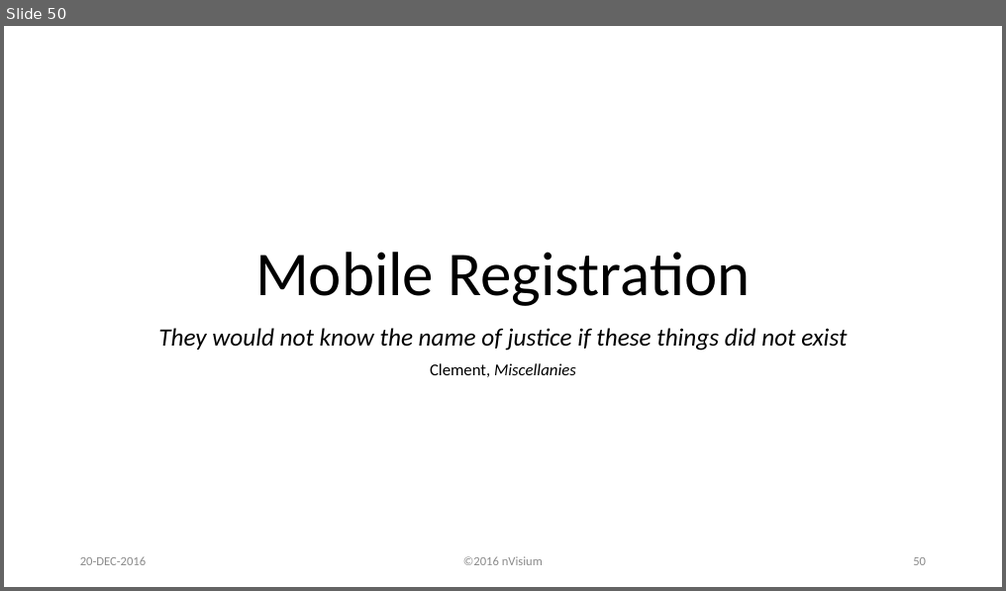
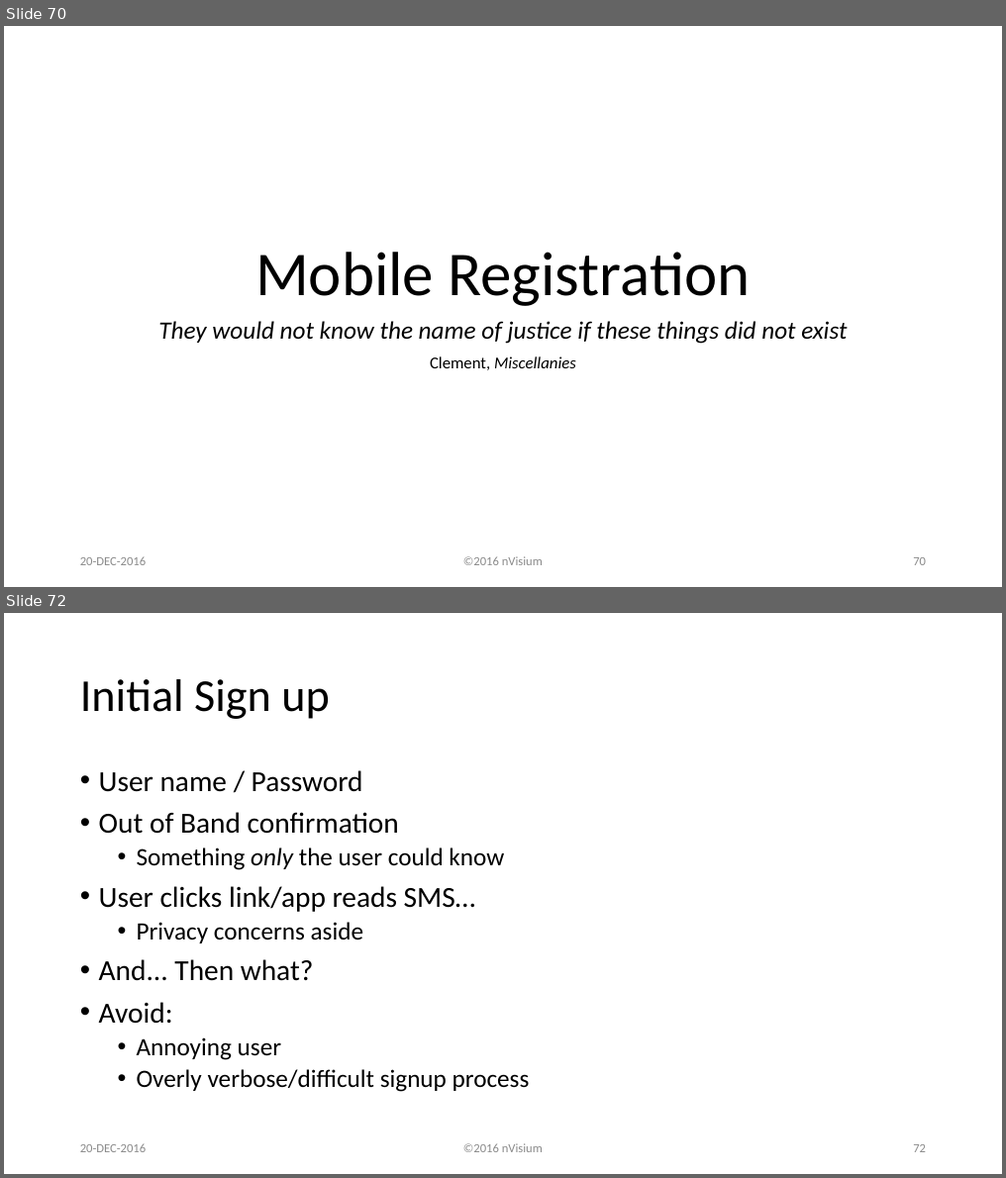
Before and after one commit to lojikil/heraclitus, a slide deck: HeraclitusSeminar.pptx. Shown one above the other, each under a label of ours: slide 50 before the commit, slides 70 and 72 after it; the slides between them are not shown. The pictures are 1006x591 and 1006x1178 pixels, drawn with LibreOffice and Linux fonts; fonts in the diff are those of the drawing; background and template pictures are left out. Boxes give left, top, right and bottom in pixels: in the first picture for what was removed or moved away, otherwise in the second. Text is boxed around its words. In the diff, an @@ line names an element or a change of style, - is before the commit and + after.

```diff
--- a/HeraclitusSeminar.pptx
+++ b/HeraclitusSeminar.pptx
@@ slide 72 added at (4,613,1002,1174), background #FFFFFF @@
@@ title added at (80,679,330,719), 44 pt, text #000000 @@
+Initial Sign up
@@ text added at (99,770,530,1092), 24 pt, text #000000 @@
+• User name / Password
+• Out of Band confirmation
+  • Something only the user could know
+• User clicks link/app reads SMS…
+  • Privacy concerns aside
+• And... Then what?
+• Avoid:
+  • Annoying user
+  • Overly verbose/difficult signup process
@@ text added at (80,1144,146,1153), 12 pt, text #8C8C8C @@
+20-DEC-2016
@@ text added at (463,1144,543,1153), 12 pt, text #8C8C8C @@
+©2016 nVisium
@@ page number added at (913,1145,926,1153), 12 pt, text #8C8C8C @@
+72
@@ what was slide 50 is now slide 70 @@
@@ slide 70 changed as well @@
@@ subtitle "They would not know the ...": place and size @@
-subtitle "They would not know the ..." at (158,328,846,377)
+subtitle "They would not know the ..." at (158,321,846,371)
@@ page number at (913,558,926,566): text changed @@
-50
+70
```
Also in this commit, not shown: 26 other slides changed, 30 other slides added.
